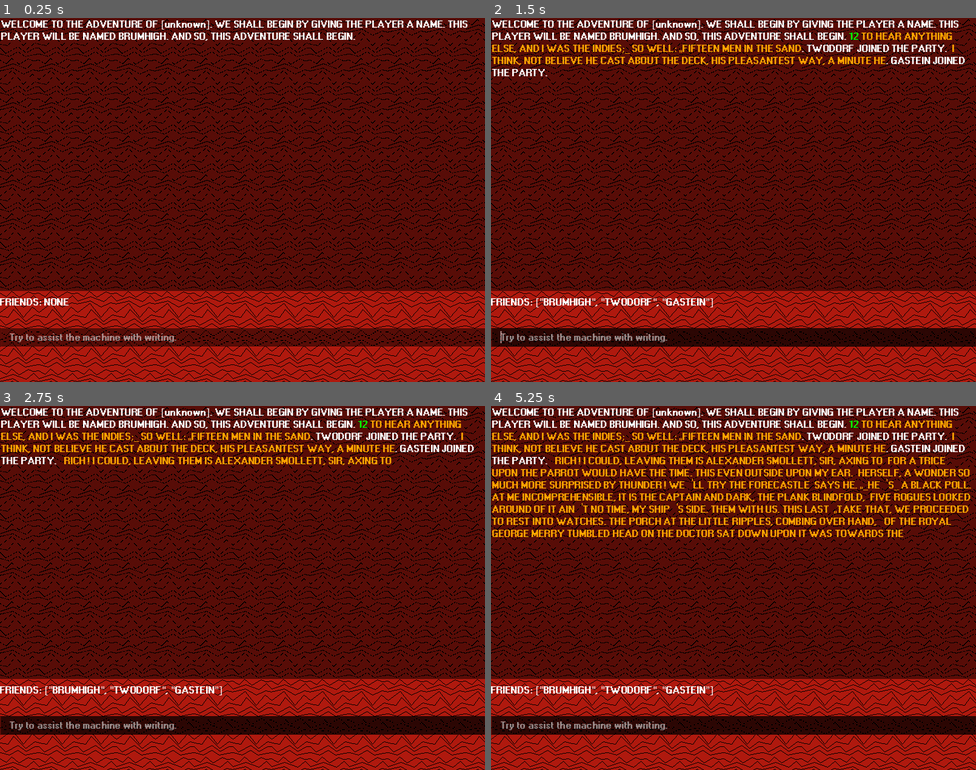
Above: before the commit, frames 1-4 (two rows, left to right).
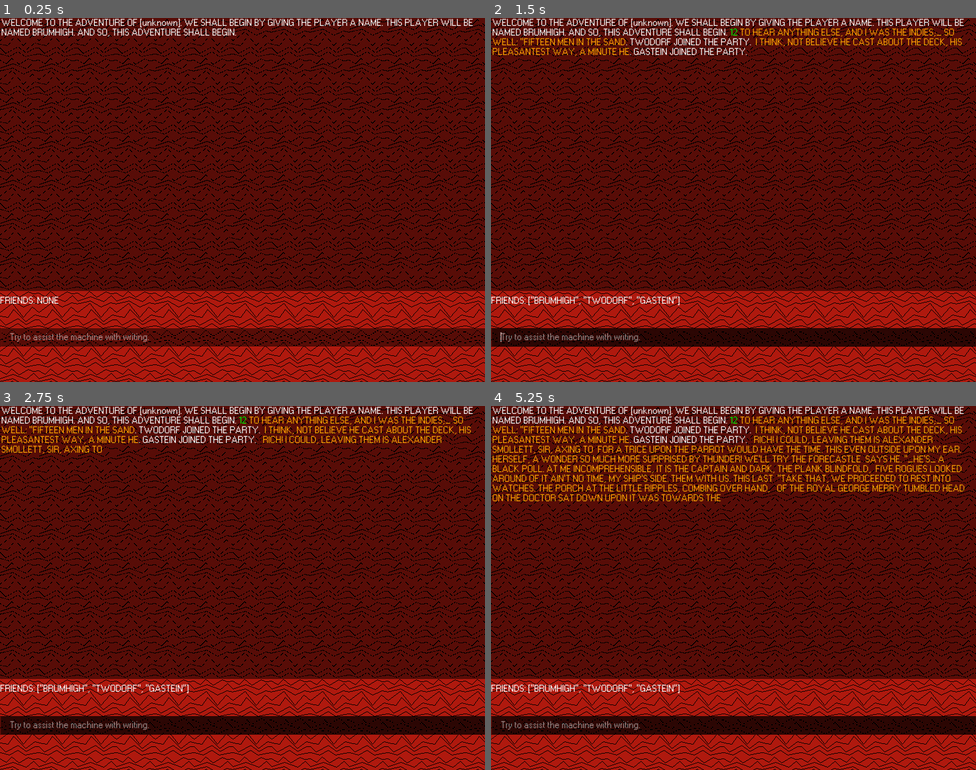
Above: after the commit, the same moments.

Repository: mrxbox1/markov-interactive-fiction
Game: Godot game, scene res://test.tscn
Two runs of this game, one before a commit and one after it. Both use one fixed random seed, a clock stepped at 60 frames per second and the inputs below.
Inputs (mouse positions are in pixels of both pictures, inside the frame that each line leads up to):
- Up to frame 1 (0.25 s): no input
- Up to frame 2 (1.5 s): click (733, 338) at 0.52 s; type "12" at 0.6 s; tap Enter (pull_and_peel_licorice) at 1.25, 1.35 s
- Up to frame 3 (2.75 s): tap Space at 2 s; tap Enter (pull_and_peel_licorice) at 2.1 s
- Up to frame 4 (5.25 s): tap Enter (pull_and_peel_licorice) at 2.75, 2.85, 3.6, 4.25, 4.35, 5.1 s; tap Space at 3.5, 5 s

The runs differ from the first frame. In frame 1, 3.3% of the frame differs, in the area x 0-98%, y 0-90%; in frame 2, 7.4%; in frame 3, 8.5%; in frame 4, 17%, in the area x 0-99%, y 0-90%.

Commit message:
windows.ttf has been banished to the shadow realm

Diff:
--- a/project.godot
+++ b/project.godot
@@ -29,7 +29,6 @@
 [gui]
 
 theme/default_font_antialiasing=0
-theme/custom_font="uid://d14v0nuc8qd01"
 
 [input]
 
--- /dev/null
+++ b/scenes/default_theme.tres
@@ -0,0 +1,26 @@
+[gd_resource type="Theme" format=3 uid="uid://dgb6fxt503ky8"]
+
+[ext_resource type="Texture2D" uid="uid://bg4sbxfut6keq" path="res://textures/dither.png" id="1_cqnxl"]
+[ext_resource type="FontFile" uid="uid://crxdr3ik5to68" path="res://w95f.woff2" id="2_2i45n"]
+
+[sub_resource type="StyleBoxTexture" id="StyleBoxTexture_6uqi0"]
+texture = ExtResource("1_cqnxl")
+axis_stretch_horizontal = 1
+axis_stretch_vertical = 1
+
+[sub_resource type="StyleBoxTexture" id="StyleBoxTexture_ykrsh"]
+texture = ExtResource("1_cqnxl")
+texture_margin_left = 16.0
+axis_stretch_horizontal = 1
+axis_stretch_vertical = 1
+
+[sub_resource type="StyleBoxTexture" id="StyleBoxTexture_ppyta"]
+texture = ExtResource("1_cqnxl")
+axis_stretch_horizontal = 1
+axis_stretch_vertical = 1
+
+[resource]
+default_font = ExtResource("2_2i45n")
+LineEdit/styles/focus = SubResource("StyleBoxTexture_6uqi0")
+LineEdit/styles/normal = SubResource("StyleBoxTexture_ykrsh")
+Panel/styles/panel = SubResource("StyleBoxTexture_ppyta")
--- a/scenes/tape_player.tscn
+++ b/scenes/tape_player.tscn
@@ -25,6 +25,7 @@
 [ext_resource type="AudioStream" uid="uid://b5vnh3neyh1xh" path="res://audio/tape_1/tape_1-n.wav" id="23_1fdla"]
 [ext_resource type="AudioStream" uid="uid://dbo51wopo0l8v" path="res://audio/tape_1/tape_1-o.wav" id="24_arety"]
 [ext_resource type="AudioStream" uid="uid://cdwtdeqpx61gv" path="res://audio/tape_1/tape_1-p.wav" id="25_o667w"]
+[ext_resource type="Theme" uid="uid://dgb6fxt503ky8" path="res://scenes/default_theme.tres" id="26_la184"]
 
 [sub_resource type="Animation" id="Animation_dqnys"]
 length = 0.001
@@ -189,6 +190,7 @@
 offset_top = 520.0
 offset_right = 800.0
 offset_bottom = 600.0
+theme = ExtResource("26_la184")
 bbcode_enabled = true
 text = "Pull and peel licorice."
 horizontal_alignment = 1
--- a/test.tscn
+++ b/test.tscn
@@ -1,29 +1,8 @@
 [gd_scene format=3 uid="uid://cbhlalkp1o8sv"]
 
-[ext_resource type="Texture2D" uid="uid://bg4sbxfut6keq" path="res://textures/dither.png" id="1_6uqi0"]
+[ext_resource type="Theme" uid="uid://dgb6fxt503ky8" path="res://scenes/default_theme.tres" id="1_6uqi0"]
 [ext_resource type="Script" uid="uid://hsu6p4ltw0af" path="res://scripts/randomize_theme.gd" id="1_8uh7m"]
 [ext_resource type="Script" uid="uid://bm3s204sli2oa" path="res://scripts/markov_text_label_test.gd" id="1_37kl0"]
-
-[sub_resource type="StyleBoxTexture" id="StyleBoxTexture_6uqi0"]
-texture = ExtResource("1_6uqi0")
-axis_stretch_horizontal = 1
-axis_stretch_vertical = 1
-
-[sub_resource type="StyleBoxTexture" id="StyleBoxTexture_ykrsh"]
-texture = ExtResource("1_6uqi0")
-texture_margin_left = 16.0
-axis_stretch_horizontal = 1
-axis_stretch_vertical = 1
-
-[sub_resource type="StyleBoxTexture" id="StyleBoxTexture_ppyta"]
-texture = ExtResource("1_6uqi0")
-axis_stretch_horizontal = 1
-axis_stretch_vertical = 1
-
-[sub_resource type="Theme" id="Theme_6uqi0"]
-LineEdit/styles/focus = SubResource("StyleBoxTexture_6uqi0")
-LineEdit/styles/normal = SubResource("StyleBoxTexture_ykrsh")
-Panel/styles/panel = SubResource("StyleBoxTexture_ppyta")
 
 [sub_resource type="Gradient" id="Gradient_8uh7m"]
 offsets = PackedFloat32Array(0, 0.37349397, 0.9518072, 0.9578313)
@@ -46,7 +25,7 @@
 anchor_bottom = 1.0
 grow_horizontal = 2
 grow_vertical = 2
-theme = SubResource("Theme_6uqi0")
+theme = ExtResource("1_6uqi0")
 script = ExtResource("1_8uh7m")
 
 [node name="TextureRect" type="TextureRect" parent="." unique_id=262498713]
Not shown, changed: README.txt
Binary file added: w95f.woff2
Not shown, changed: w95f.woff2.import
Binary file removed: windows.ttf
